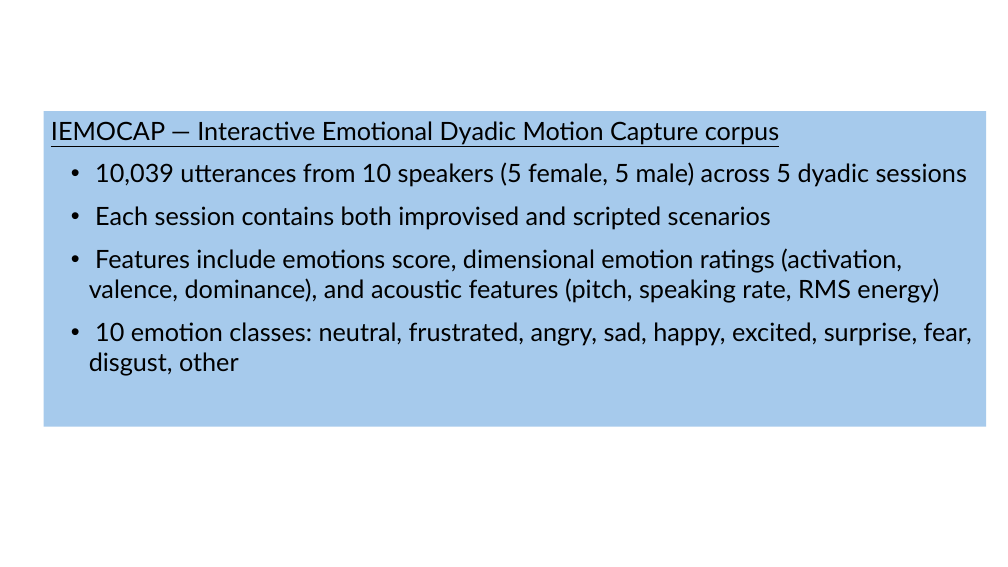
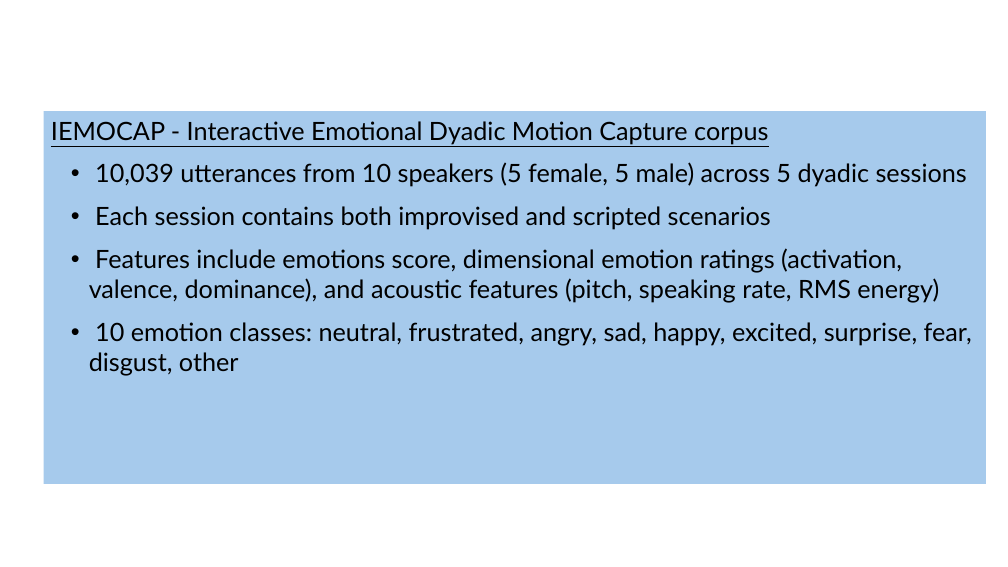
Before and after one commit to almahova/iemocap-proj, a slide deck: slide 2 of docs/presentation_IEMOCAP_EDA.pptx. Drawn at 1008x567 pixels with LibreOffice and Linux fonts; fonts in the diff are those of the drawing. Boxes give left, top, right and bottom in pixels: in the first picture for what was removed or moved away, otherwise in the second. Text is boxed around its words. In the diff, an @@ line names an element or a change of style, - is before the commit and + after.

```diff
--- a/docs/presentation_IEMOCAP_EDA.pptx
+++ b/docs/presentation_IEMOCAP_EDA.pptx
@@ rectangle "IEMOCAP - Interactive Emotional Dyadic ...": place and size @@
-rectangle "IEMOCAP - Interactive Emotional Dyadic ..." at <box>44,111,987,426</box>
+rectangle "IEMOCAP - Interactive Emotional Dyadic ..." at <box>44,111,987,484</box>
@@ text in rectangle at <box>51,121,768,144</box>: text changed @@
-IEMOCAP — Interactive Emotional Dyadic Motion Capture corpus
+IEMOCAP - Interactive Emotional Dyadic Motion Capture corpus
```
Also in this commit, not shown: 9 other slides changed, 1 other file.
